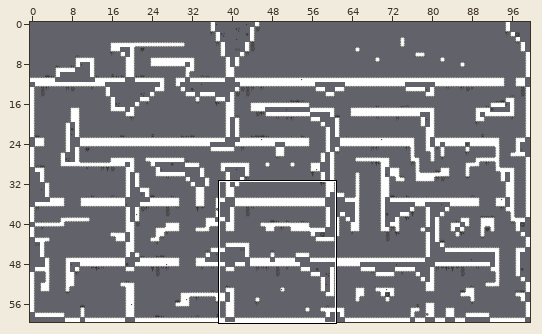
Tiled map (JSON): source/assets/maps/level_1.json. Above, an overview of the earlier version with the close-up marked.
Close-up. Before:
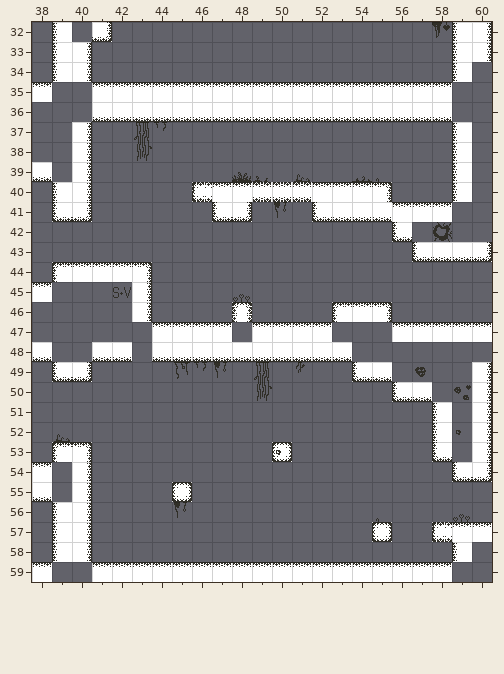
Cells are 20x20 px. Shown: x 38..60, y 32..59. The commit also changed other parts of the map, which this record leaves out.
Now the later version:
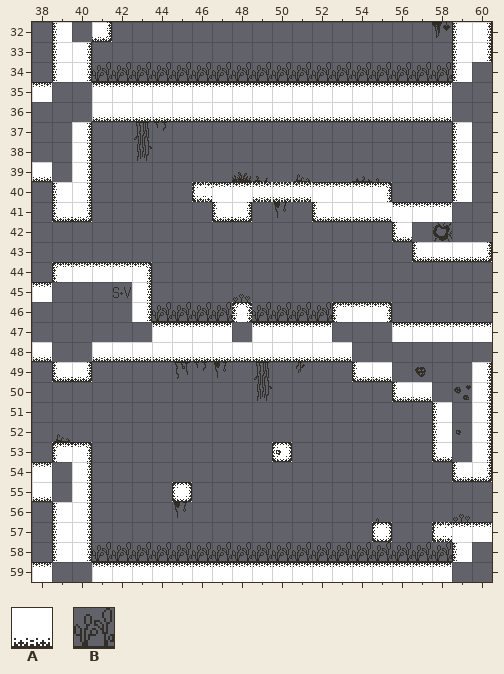
Key: from "Walls_level_1": A 15; from "deco": B 32.
_ is an empty cell, . an unchanged one.
From old to new:
--- layer "walls"
@@ x 43..43 @@
-48 _
+48 A
--- layer "deco"
@@ x 41..58 @@
-34 __________________
+34 BBBBBBBBBBBBBBBBBB
@@ x 44..52 @@
-46 ____.____
+46 BBBB.BBBB
@@ x 41..58 @@
-58 __________________
+58 BBBBBBBBBBBBBBBBBB
Pixel boxes of the changes (left, top, right, bottom) in both close-ups:
added: (92, 62, 452, 82)
added: (152, 302, 232, 322)
added: (252, 302, 332, 322)
added: (132, 342, 152, 362)
added: (92, 542, 452, 562)
